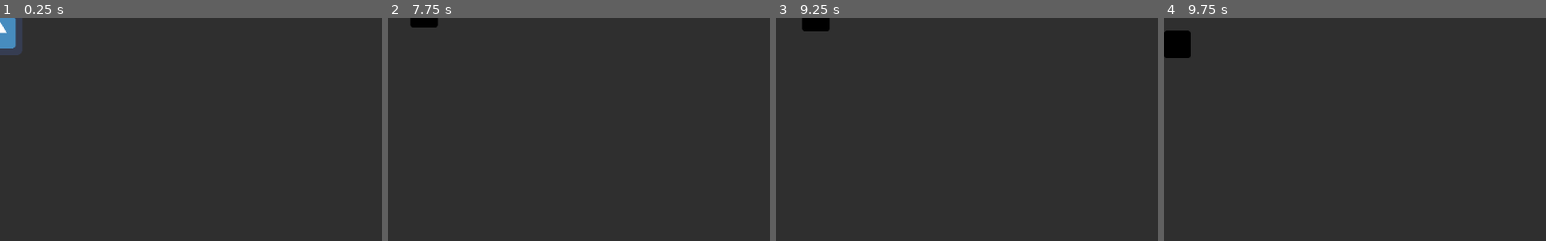
Above: before the commit, frames 1-4 (left to right).
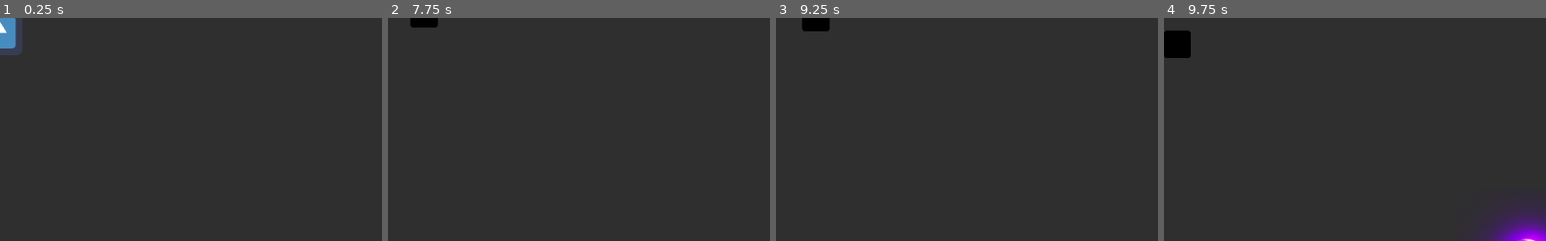
Above: after the commit, the same moments.

Repository: MirashStudio/GGJ2022
Game: Godot game, scene res://scenes/menu.tscn
Two runs of this game, one before a commit and one after it. Both use one fixed random seed, a clock stepped at 60 frames per second and the inputs below. The engine's default icon, where the game draws it, is replaced by a stand-in: a white triangle on a blue panel in a dark square.
Inputs (mouse positions are % of the whole screen's width and height, from its top left):
- Up to frame 1 (0.25 s): no input
- Up to frame 2 (7.75 s): click (50, 53) at 0.5 s; click (50, 53) at 1.25 s; tap Enter at 2, 5 s; hold Up (ui_up) 2.03-3.53 s; tap Space at 3.5, 7.25 s; hold Left (ui_left) 3.53-5.03 s; hold Down (ui_down) 5.03-5.78 s; hold Right (ui_right) 5.78-6.53 s; hold Up (ui_up) 6.53-7.28 s; hold Right (ui_right) from 7.28 s (still down)
- Up to frame 3 (9.25 s): keep holding Right (ui_right); tap Enter at 8.75 s
- Up to frame 4 (9.75 s): tap Space at 9.5 s; release Right (ui_right) at 9.53 s; hold Down (ui_down) from 9.53 s (still down)
The pictures show only the part of the screen within x 50-100%, y 50-100%; the shares and areas given below are measured in that part.

Frames 1-3 are identical in both runs. In frame 4, 1.9% of the frame differs, in the area x 83-100%, y 85-100%.

Commit message:
up

Diff:
--- a/Game/player/player_top_down.tscn
+++ b/Game/player/player_top_down.tscn
@@ -6,11 +6,14 @@
 [sub_resource type="CircleShape2D" id=1]
 radius = 57.3892
 
-[node name="player_top_down" type="KinematicBody2D"]
+[sub_resource type="CircleShape2D" id=2]
+radius = 24.0208
+
+[node name="player_top_down" type="KinematicBody2D" groups=["player"]]
 rotation = -1.5708
 script = ExtResource( 1 )
 
-[node name="CollisionShape2D" type="CollisionShape2D" parent="."]
+[node name="CollisionShape2D" type="CollisionShape2D" parent="." groups=["player"]]
 scale = Vector2( 0.320797, 0.416568 )
 shape = SubResource( 1 )
 one_way_collision = true
@@ -24,3 +27,8 @@
 [node name="Camera2D" type="Camera2D" parent="."]
 current = true
 smoothing_enabled = true
+
+[node name="Area2D" type="Area2D" parent="." groups=["player"]]
+
+[node name="CollisionShape2D" type="CollisionShape2D" parent="Area2D" groups=["player"]]
+shape = SubResource( 2 )
--- /dev/null
+++ b/Game/scenes/level.gd
@@ -0,0 +1,33 @@
+extends Node2D
+
+var rng = RandomNumberGenerator.new()
+var posRefer = Vector2(100,100)
+
+
+func _ready():
+	yield(get_tree().create_timer(1),"timeout")
+	spaw_pointsEnergy()
+
+
+func spaw_pointsEnergy():
+
+	for x in 20:
+		rng.randomize()
+		var xAdd = rng.randf_range(500,1000)
+		posRefer.x += xAdd
+		posRefer.y = 100
+		for y in 20:
+			rng.randomize()
+			var yAdd = rng.randf_range(100,1000)
+			posRefer.y += yAdd
+			create_pointEnergy(posRefer)
+
+
+func create_pointEnergy(pos):
+	rng.randomize()
+	var pointEnergy = preload("res://scenes/prefabs/energy_point.tscn").instance()
+	get_parent().add_child(pointEnergy)
+	pointEnergy.global_position = pos
+	var posX = rng.randf_range(100,800)
+	pointEnergy.global_position.x += posX
+	#print(pos)
--- a/Game/scenes/level.tscn
+++ b/Game/scenes/level.tscn
@@ -1,7 +1,10 @@
-[gd_scene load_steps=2 format=2]
+[gd_scene load_steps=3 format=2]
 
 [ext_resource path="res://player/player_top_down.tscn" type="PackedScene" id=2]
+[ext_resource path="res://scenes/level.gd" type="Script" id=3]
 
 [node name="level" type="Node2D"]
+script = ExtResource( 3 )
 
 [node name="player_top_down" parent="." instance=ExtResource( 2 )]
+position = Vector2( 563, 434 )
--- a/Game/scenes/prefabs/energy_point.tscn
+++ b/Game/scenes/prefabs/energy_point.tscn
@@ -1,17 +1,71 @@
-[gd_scene load_steps=4 format=2]
+[gd_scene load_steps=42 format=2]
 
-[ext_resource path="res://icon.png" type="Texture" id=1]
+[ext_resource path="res://assets/energy_point/green_energy/green_energy_10.png" type="Texture" id=1]
 [ext_resource path="res://scripts/prefabs/energy_point.gd" type="Script" id=2]
+[ext_resource path="res://assets/energy_point/green_energy/green_energy_08.png" type="Texture" id=3]
+[ext_resource path="res://assets/energy_point/green_energy/green_energy_09.png" type="Texture" id=4]
+[ext_resource path="res://assets/energy_point/green_energy/green_energy_01.png" type="Texture" id=5]
+[ext_resource path="res://assets/energy_point/green_energy/green_energy_02.png" type="Texture" id=6]
+[ext_resource path="res://assets/energy_point/green_energy/green_energy_03.png" type="Texture" id=7]
+[ext_resource path="res://assets/energy_point/green_energy/green_energy_04.png" type="Texture" id=8]
+[ext_resource path="res://assets/energy_point/green_energy/green_energy_05.png" type="Texture" id=9]
+[ext_resource path="res://assets/energy_point/green_energy/green_energy_06.png" type="Texture" id=10]
+[ext_resource path="res://assets/energy_point/green_energy/green_energy_07.png" type="Texture" id=11]
+[ext_resource path="res://assets/energy_point/green_energy/green_energy_00.png" type="Texture" id=12]
+[ext_resource path="res://assets/energy_point/green_energy/green_energy_13.png" type="Texture" id=13]
+[ext_resource path="res://assets/energy_point/green_energy/green_energy_18.png" type="Texture" id=14]
+[ext_resource path="res://assets/energy_point/purple_energy/purple_energy_01.png" type="Texture" id=15]
+[ext_resource path="res://assets/energy_point/purple_energy/purple_energy_02.png" type="Texture" id=16]
+[ext_resource path="res://assets/energy_point/green_energy/green_energy_17.png" type="Texture" id=17]
+[ext_resource path="res://assets/energy_point/purple_energy/purple_energy_03.png" type="Texture" id=18]
+[ext_resource path="res://assets/energy_point/purple_energy/purple_energy_08.png" type="Texture" id=19]
+[ext_resource path="res://assets/energy_point/green_energy/green_energy_16.png" type="Texture" id=20]
+[ext_resource path="res://assets/energy_point/green_energy/green_energy_11.png" type="Texture" id=21]
+[ext_resource path="res://assets/energy_point/purple_energy/purple_energy_05.png" type="Texture" id=22]
+[ext_resource path="res://assets/energy_point/purple_energy/purple_energy_04.png" type="Texture" id=23]
+[ext_resource path="res://assets/energy_point/green_energy/green_energy_14.png" type="Texture" id=24]
+[ext_resource path="res://assets/energy_point/green_energy/green_energy_12.png" type="Texture" id=25]
+[ext_resource path="res://assets/energy_point/purple_energy/purple_energy_00.png" type="Texture" id=26]
+[ext_resource path="res://assets/energy_point/purple_energy/purple_energy_06.png" type="Texture" id=27]
+[ext_resource path="res://assets/energy_point/purple_energy/purple_energy_07.png" type="Texture" id=28]
+[ext_resource path="res://assets/energy_point/green_energy/green_energy_15.png" type="Texture" id=29]
+[ext_resource path="res://assets/energy_point/purple_energy/purple_energy_12.png" type="Texture" id=30]
+[ext_resource path="res://assets/energy_point/purple_energy/purple_energy_15.png" type="Texture" id=31]
+[ext_resource path="res://assets/energy_point/purple_energy/purple_energy_09.png" type="Texture" id=32]
+[ext_resource path="res://assets/energy_point/purple_energy/purple_energy_14.png" type="Texture" id=33]
+[ext_resource path="res://assets/energy_point/purple_energy/purple_energy_17.png" type="Texture" id=34]
+[ext_resource path="res://assets/energy_point/purple_energy/purple_energy_11.png" type="Texture" id=35]
+[ext_resource path="res://assets/energy_point/purple_energy/purple_energy_10.png" type="Texture" id=36]
+[ext_resource path="res://assets/energy_point/purple_energy/purple_energy_16.png" type="Texture" id=37]
+[ext_resource path="res://assets/energy_point/purple_energy/purple_energy_13.png" type="Texture" id=38]
+[ext_resource path="res://assets/energy_point/purple_energy/purple_energy_18.png" type="Texture" id=39]
 
 [sub_resource type="CircleShape2D" id=1]
 radius = 37.855
 
-[node name="energy_point" type="Area2D"]
+[sub_resource type="SpriteFrames" id=2]
+animations = [ {
+"frames": [ ExtResource( 26 ), ExtResource( 15 ), ExtResource( 16 ), ExtResource( 18 ), ExtResource( 23 ), ExtResource( 22 ), ExtResource( 27 ), ExtResource( 28 ), ExtResource( 19 ), ExtResource( 32 ), ExtResource( 36 ), ExtResource( 35 ), ExtResource( 30 ), ExtResource( 38 ), ExtResource( 33 ), ExtResource( 31 ), ExtResource( 37 ), ExtResource( 34 ), ExtResource( 39 ) ],
+"loop": true,
+"name": "motion1",
+"speed": 24.0
+}, {
+"frames": [ ExtResource( 12 ), ExtResource( 5 ), ExtResource( 6 ), ExtResource( 7 ), ExtResource( 8 ), ExtResource( 9 ), ExtResource( 10 ), ExtResource( 11 ), ExtResource( 3 ), ExtResource( 4 ), ExtResource( 1 ), ExtResource( 21 ), ExtResource( 25 ), ExtResource( 13 ), ExtResource( 24 ), ExtResource( 29 ), ExtResource( 20 ), ExtResource( 17 ), ExtResource( 14 ) ],
+"loop": true,
+"name": "motion2",
+"speed": 24.0
+} ]
+
+[node name="energy_point" type="Area2D" groups=["Enerngy"]]
 script = ExtResource( 2 )
 
-[node name="CollisionShape2D" type="CollisionShape2D" parent="."]
+[node name="CollisionShape2D" type="CollisionShape2D" parent="." groups=["Enerngy"]]
 shape = SubResource( 1 )
 
-[node name="Icon" type="Sprite" parent="."]
-modulate = Color( 0.337255, 1, 0, 1 )
-texture = ExtResource( 1 )
+[node name="Icon" type="AnimatedSprite" parent="."]
+frames = SubResource( 2 )
+animation = "motion2"
+frame = 9
+playing = true
+
+[connection signal="area_entered" from="." to="." method="_on_energy_point_area_entered"]
--- a/Game/scripts/prefabs/energy_point.gd
+++ b/Game/scripts/prefabs/energy_point.gd
@@ -1 +1,73 @@
 extends Area2D
+
+
+var rng = RandomNumberGenerator.new()
+var AmountXP = 0
+
+func _ready():
+
+	select_values()
+	scale_set()
+	select_color()
+
+
+func select_values():
+
+	rng.randomize()
+
+	match GameSingleton.level_palyer:
+
+		0:
+			AmountXP = rng.randi_range(1,10)
+		1:
+			AmountXP = rng.randi_range(10,20)
+		2:
+			AmountXP = rng.randi_range(21,49)
+		3:
+			AmountXP = rng.randi_range(50,100)
+	return AmountXP
+
+
+func scale_set():
+
+	if AmountXP > 1 and AmountXP <= 10:
+		var scaleValue = rng.randf_range(0.05,0.3)
+		scale = Vector2(scaleValue,scaleValue)
+	if AmountXP > 11 and AmountXP <= 20:
+		var scaleValue = rng.randf_range(0.4,0.9)
+		scale = Vector2(scaleValue,scaleValue)
+	if AmountXP > 21 and AmountXP <= 49:
+		var scaleValue = rng.randf_range(1,1.5)
+		scale = Vector2(scaleValue,scaleValue)
+	if AmountXP > 50 and AmountXP <= 100:
+		var scaleValue = rng.randf_range(1.6,2)
+		scale = Vector2(scaleValue,scaleValue)
+
+
+
+func select_color():
+
+	rng.randomize()
+	var colorNUM = rng.randi_range(1,2)
+	match colorNUM:
+
+		1:
+			$Icon.play("motion1")
+		2:
+			$Icon.play("motion2")
+
+
+func destroy():
+
+	while scale.x > 0:
+		yield(get_tree().create_timer(0.02),"timeout")
+		scale.x -= 0.1
+		scale.y -= 0.1
+	scale = Vector2(0,0)
+	queue_free()
+
+
+func _on_energy_point_area_entered(area):
+	if area.is_in_group("player"):
+		GameSingleton.add_XP(AmountXP)
+		destroy()
--- a/Game/scripts/singletons/gameSingleton.gd
+++ b/Game/scripts/singletons/gameSingleton.gd
@@ -1,25 +1,10 @@
 extends Node
 
-var level_palyer = 0
-var rng = RandomNumberGenerator.new()
-var AmountXP = 0
-
-func _ready():
-
-	select_values()
+var level_palyer = 1
+var playerXP = 0
 
 
+func add_XP(value):
 
-func select_values():
-	rng.randomize()
-	match GameSingleton.level_palyer:
-		1:
-			AmountXP = rng.randf_range(1,10)
-		2:
-			AmountXP = rng.randf_range(10,20)
-		3:
-			AmountXP = rng.randf_range(20,40)
-		4:
-			AmountXP = rng.randf_range(50,100)
-
-	return AmountXP
+	playerXP += value
+	print(playerXP)
Not shown: 1 places in Game/player/player_top_down.tscn that only renumber resources
